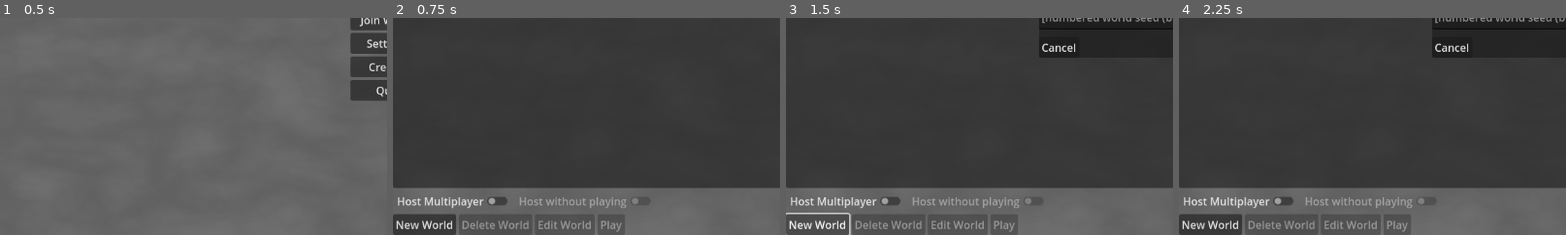
Above: before the commit, frames 1-4 (left to right).
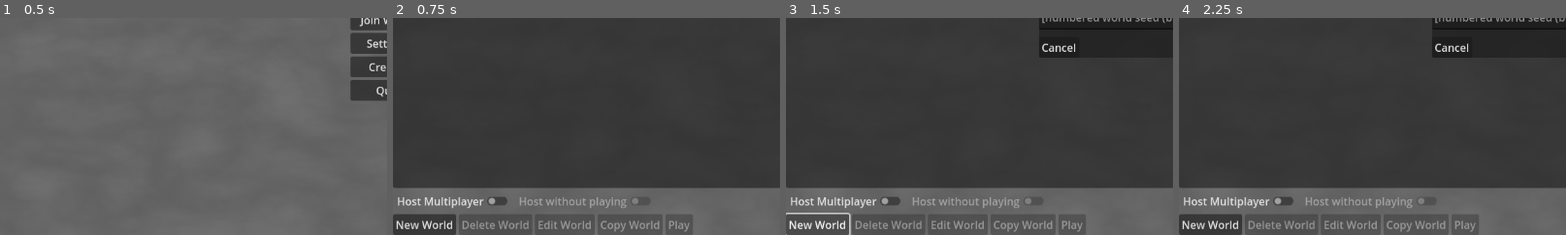
Above: after the commit, the same moments.

Repository: pixerhp/Hatchetflair
Game: Godot game, scene res://scenes/main_menu.tscn
The game is run twice, just before and just after one commit, with the same random seed, the same clock (stepped at 60 frames per second) and the same inputs.
Inputs (mouse positions are % of the whole screen's width and height, from its top left):
- Up to frame 1 (0.5 s): no input
- Up to frame 2 (0.75 s): click "Start World" at 0.5 s
- Up to frame 3 (1.5 s): click "New World" at 1.25 s
- Up to frame 4 (2.25 s): click (50, 44) at 2.02 s; type "Alex" at 2.1 s
The pictures show only the part of the screen within x 0-50%, y 50-100%; the shares and areas given below are measured in that part.

Frame 1 is identical in both runs. In frame 2, 0.8% of the frame differs, in the area x 53-78%, y 90-100%; in frame 3, 0.8%; in frame 4, 0.8%.

Commit message:
Added "copy world" functionality
A new shiny snazzy button. :sparkles:

Diff:
--- a/scenes/main_menu.tscn
+++ b/scenes/main_menu.tscn
@@ -187,7 +187,12 @@
 disabled = true
 text = "Edit World"
 
-[node name="Play" type="Button" parent="Menus/WorldsScreen/WorldsScreenUI/WorldButtons"]
+[node name="CopyWorld" type="Button" parent="Menus/WorldsScreen/WorldsScreenUI/WorldButtons"]
+layout_mode = 2
+disabled = true
+text = "Copy World"
+
+[node name="PlayWorld" type="Button" parent="Menus/WorldsScreen/WorldsScreenUI/WorldButtons"]
 layout_mode = 2
 disabled = true
 text = "Play"
@@ -835,7 +840,8 @@
 [connection signal="toggled" from="Menus/WorldsScreen/WorldsScreenUI/Toggles/AllowJoining" to="Menus/WorldsScreen" method="toggle_disabling_the_host_without_playing_toggle"]
 [connection signal="pressed" from="Menus/WorldsScreen/WorldsScreenUI/WorldButtons/DeleteWorld" to="Menus/WorldsScreen" method="open_delete_world_popup"]
 [connection signal="pressed" from="Menus/WorldsScreen/WorldsScreenUI/WorldButtons/EditWorld" to="Menus/WorldsScreen" method="open_edit_world_popup"]
-[connection signal="pressed" from="Menus/WorldsScreen/WorldsScreenUI/WorldButtons/Play" to="Menus/WorldsScreen" method="_on_play_button_pressed"]
+[connection signal="pressed" from="Menus/WorldsScreen/WorldsScreenUI/WorldButtons/CopyWorld" to="Menus/WorldsScreen" method="_on_copy_world_pressed"]
+[connection signal="pressed" from="Menus/WorldsScreen/WorldsScreenUI/WorldButtons/PlayWorld" to="Menus/WorldsScreen" method="_on_play_button_pressed"]
 [connection signal="pressed" from="Menus/JoinScreen/JoinScreenUI/BackButton/Back" to="." method="open_menu" binds= ["TitleScreen"]]
 [connection signal="pressed" from="Menus/JoinScreen/JoinScreenUI/ServerButtons/JoinGame" to="Menus/JoinScreen" method="join_server"]
 [connection signal="pressed" from="Menus/SettingsScreen/SettingsButtons/Back" to="." method="open_menu" binds= ["TitleScreen"]]
--- a/scripts/menu_worlds.gd
+++ b/scripts/menu_worlds.gd
@@ -30,10 +30,6 @@
 	var host_without_playing_toggle: CheckButton = $WorldsScreenUI/Toggles/HostWithoutPlay
 	NetworkManager.start_game(not host_without_playing_toggle.button_pressed, true, allow_multiplayer_joining_toggle.button_pressed)
 
-func _on_play_button_pressed():
-	if not worlds_list_text.get_selected_items().is_empty(): # Don't do anything if no worlds are selected.
-		start_world()
-
 
 func open_new_world_popup():
 	hide_all_worlds_menu_popups()
@@ -47,6 +43,21 @@
 	worlds_list.append(new_world_popup.get_node("WorldNameInput").text)
 	update_worlds_list_text()
 	new_world_popup.hide()
+
+func open_delete_world_popup():
+	hide_all_worlds_menu_popups()
+	if not worlds_list_text.get_selected_items().is_empty(): # Don't do anything if no worlds are selected.
+		var delete_world_popup = get_node("DeleteWorldPopup")
+		delete_world_popup.get_node("PopupTitleText").text = "[center]Are you sure you want to delete \"" + worlds_list[worlds_list_text.get_selected_items()[0]] +"\"?\n(This action cannot be undone.)[/center]"
+		delete_world_popup.show()
+
+func confirm_delete_world():
+	if not worlds_list_text.get_selected_items().is_empty(): # Crash prevention for if no world is selected.
+		var delete_world_popup = get_node("DeleteWorldPopup")
+		worlds_list.erase(worlds_list[worlds_list_text.get_selected_items()[0]])
+		delete_world_popup.hide()
+		update_worlds_list_text()
+		disable_world_selected_requiring_buttons()
 
 func open_edit_world_popup():
 	hide_all_worlds_menu_popups()
@@ -64,20 +75,14 @@
 		update_worlds_list_text()
 		edit_world_popup.hide()
 
-func open_delete_world_popup():
-	hide_all_worlds_menu_popups()
+func _on_copy_world_pressed():
+	if not worlds_list_text.get_selected_items().is_empty(): # Crash prevention for if no world is selected.
+		worlds_list.append("Copy of " + worlds_list[worlds_list_text.get_selected_items()[0]])
+		update_worlds_list_text()
+
+func _on_play_button_pressed():
 	if not worlds_list_text.get_selected_items().is_empty(): # Don't do anything if no worlds are selected.
-		var delete_world_popup = get_node("DeleteWorldPopup")
-		delete_world_popup.get_node("PopupTitleText").text = "[center]Are you sure you want to delete \"" + worlds_list[worlds_list_text.get_selected_items()[0]] +"\"?\n(This action cannot be undone.)[/center]"
-		delete_world_popup.show()
-
-func confirm_delete_world():
-	if not worlds_list_text.get_selected_items().is_empty(): # Crash prevention for if no world is selected.
-		var delete_world_popup = get_node("DeleteWorldPopup")
-		worlds_list.erase(worlds_list[worlds_list_text.get_selected_items()[0]])
-		delete_world_popup.hide()
-		update_worlds_list_text()
-		disable_world_selected_requiring_buttons()
+		start_world()
 
 
 # Update the text of the visible worlds-list for the player.
@@ -86,14 +91,6 @@
 	for world in worlds_list:
 		worlds_list_text.add_item(world)
 
-func _on_worlds_list_item_selected():
-	hide_all_worlds_menu_popups()
-	var delete_world_button: Button = $WorldsScreenUI/WorldButtons/DeleteWorld
-	delete_world_button.disabled = false
-	var edit_world_button: Button = $WorldsScreenUI/WorldButtons/EditWorld
-	edit_world_button.disabled = false
-	var play_world_button: Button = $WorldsScreenUI/WorldButtons/Play
-	play_world_button.disabled = false
 
 # Disables the host_without_playing_toggle if multiplayer joining is turned off.
 func toggle_disabling_the_host_without_playing_toggle (button_value: bool) -> void:
@@ -102,6 +99,16 @@
 	if not button_value:
 		host_without_playing_toggle.button_pressed = false
 
+func _on_worlds_list_item_selected():
+	hide_all_worlds_menu_popups()
+	var delete_world_button: Button = $WorldsScreenUI/WorldButtons/DeleteWorld
+	delete_world_button.disabled = false
+	var edit_world_button: Button = $WorldsScreenUI/WorldButtons/EditWorld
+	edit_world_button.disabled = false
+	var copy_world_button: Button = $WorldsScreenUI/WorldButtons/CopyWorld
+	copy_world_button.disabled = false
+	var play_world_button: Button = $WorldsScreenUI/WorldButtons/PlayWorld
+	play_world_button.disabled = false
 
 func hide_all_worlds_menu_popups():
 	get_node("NewWorldPopup").hide()
@@ -113,5 +120,7 @@
 	delete_world_button.disabled = true
 	var edit_world_button: Button = $WorldsScreenUI/WorldButtons/EditWorld
 	edit_world_button.disabled = true
-	var play_world_button: Button = $WorldsScreenUI/WorldButtons/Play
+	var copy_world_button: Button = $WorldsScreenUI/WorldButtons/CopyWorld
+	copy_world_button.disabled = true
+	var play_world_button: Button = $WorldsScreenUI/WorldButtons/PlayWorld
 	play_world_button.disabled = true
